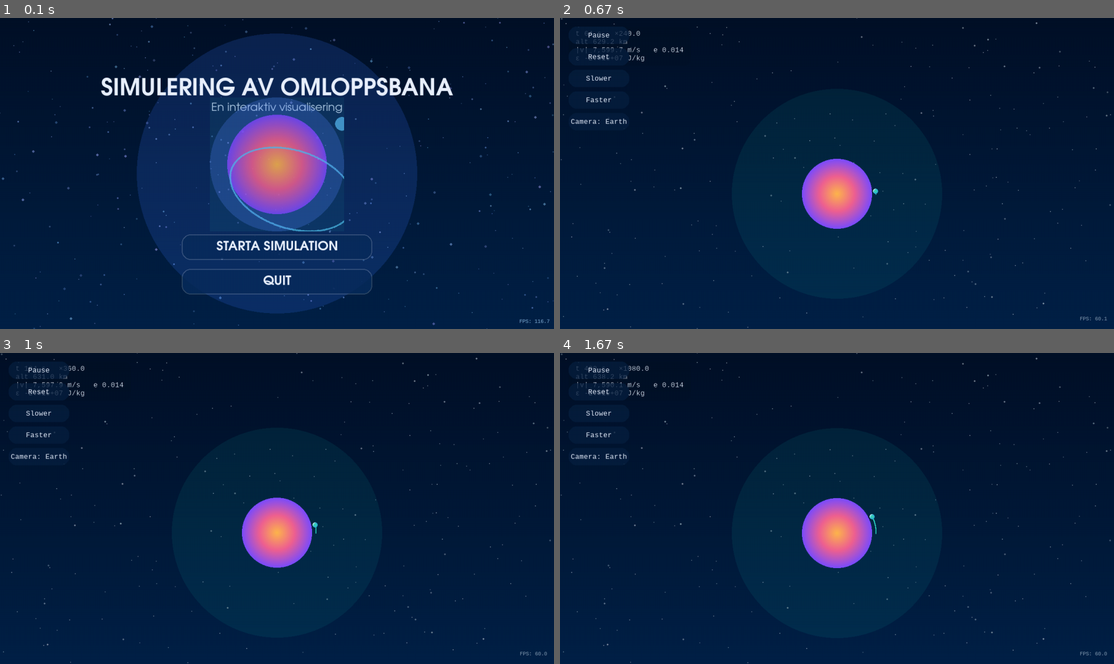
Above: before the commit, frames 1-4 (two rows, left to right).
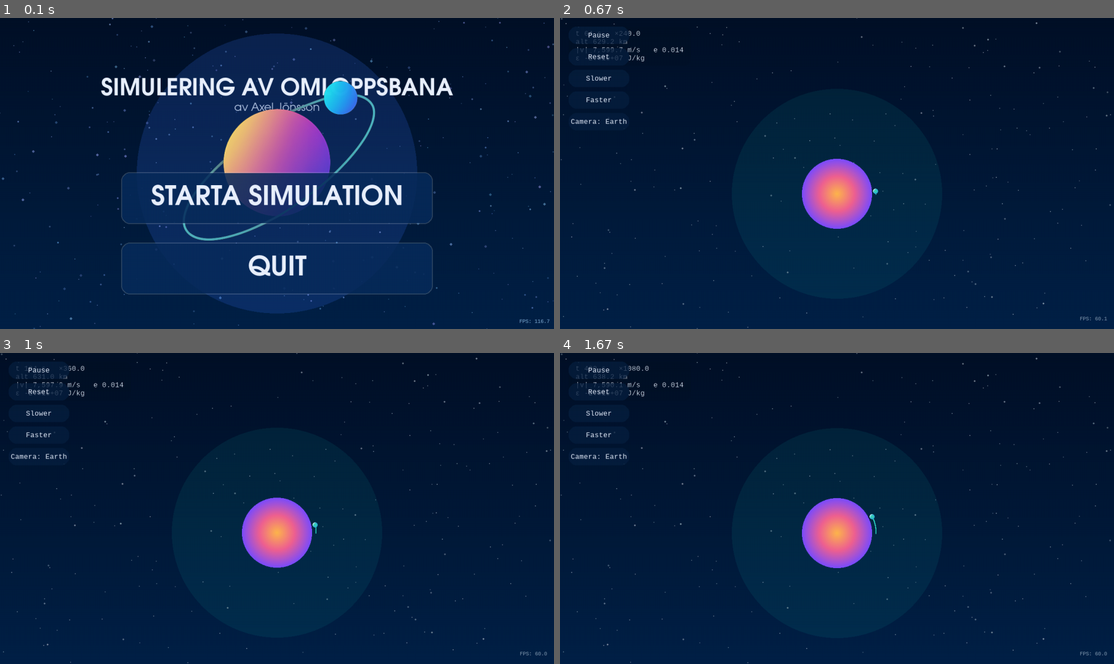
Above: after the commit, the same moments.

Repository: askel-dev/gymnasiearbete-omloppsbana
Game: pygame game, started from src/orbit_pygame.py
Two runs of this game, one before a commit and one after it. Both use one fixed random seed, a clock stepped at 60 frames per second and the inputs below.
Inputs:
- Up to frame 1 (0.1 s): no input
- Up to frame 2 (0.67 s): click "STARTA SIMULATION" at 0.38 s
- Up to frame 3 (1 s): hold Right from 0.67 s (still down)
- Up to frame 4 (1.67 s): release Right at 1.13 s; hold Up 1.17-1.47 s; tap Space at 1.23, 1.57 s; hold Right from 1.5 s (still down)

The runs differ from the first frame. In frame 1, 13% of the frame differs, in the area x 21-79%, y 20-89%; in frame 2, nothing differs; in frame 3, nothing differs; in frame 4, nothing differs.

Commit message:
fixat lite på hemskärmen

Diff:
--- a/src/orbit_pygame.py
+++ b/src/orbit_pygame.py
@@ -632,9 +632,9 @@
 
     title_font = load_font(["montserrat", "futura", "avenir", "arial"], title_font_size, bold=True)
     subtitle_font = load_font(["montserrat", "futura", "avenir", "arial"], subtitle_font_size)
-
-    menu_planet_diameter = max(180, min(320, int(min_dimension * 0.32)))
-    menu_button_height = max(56, int(menu_planet_diameter * 0.26))
+    menu_button_size = max(80, int(min_dimension * 0.08))
+    menu_planet_diameter = max(700, min(320, int(min_dimension * 0.32)))
+    menu_button_height = max(120, int(menu_button_size * 0.26))
     menu_button_font_size = min(menu_button_height - 12, max(26, int(menu_button_height * 0.52)))
     menu_button_font = load_font(
         ["montserrat", "futura", "avenir", "arial"],
@@ -643,7 +643,7 @@
     )
 
     assets_root = os.path.abspath(os.path.join(os.path.dirname(__file__), "..", "assets"))
-    planet_image_path = os.path.join(assets_root, "menu_planet.png")
+    planet_image_path = os.path.join(assets_root, "main_menu_art.png")
     menu_planet_image: pygame.Surface | None = None
     if os.path.exists(planet_image_path):
         try:
@@ -659,7 +659,7 @@
     title_y = max(int(layout_center_y - HEIGHT * 0.27), int(HEIGHT * 0.14))
     subtitle_y = title_y + max(40, int(HEIGHT * 0.06))
     planet_center = (WIDTH // 2, layout_center_y - int(HEIGHT * 0.03))
-    menu_button_width = max(280, min(440, int(WIDTH * 0.35)))
+    menu_button_width = max(200, int(menu_button_height * 6))
     menu_button_gap = max(20, int(menu_button_height * 0.36))
     button_block_height = menu_button_height * 2 + menu_button_gap
     default_button_y = planet_center[1] + menu_planet_diameter // 2 + max(48, int(HEIGHT * 0.07))
@@ -668,7 +668,7 @@
     menu_button_y = max(menu_button_y, subtitle_y + max(60, int(HEIGHT * 0.08)))
     menu_button_x = WIDTH // 2 - menu_button_width // 2
     menu_title_text = "SIMULERING AV OMLOPPSBANA"
-    menu_subtitle_text = "En interaktiv visualisering"
+    menu_subtitle_text = "av Axel Jönsson"
 
     # Simuleringsstate
     r = R0.copy()
